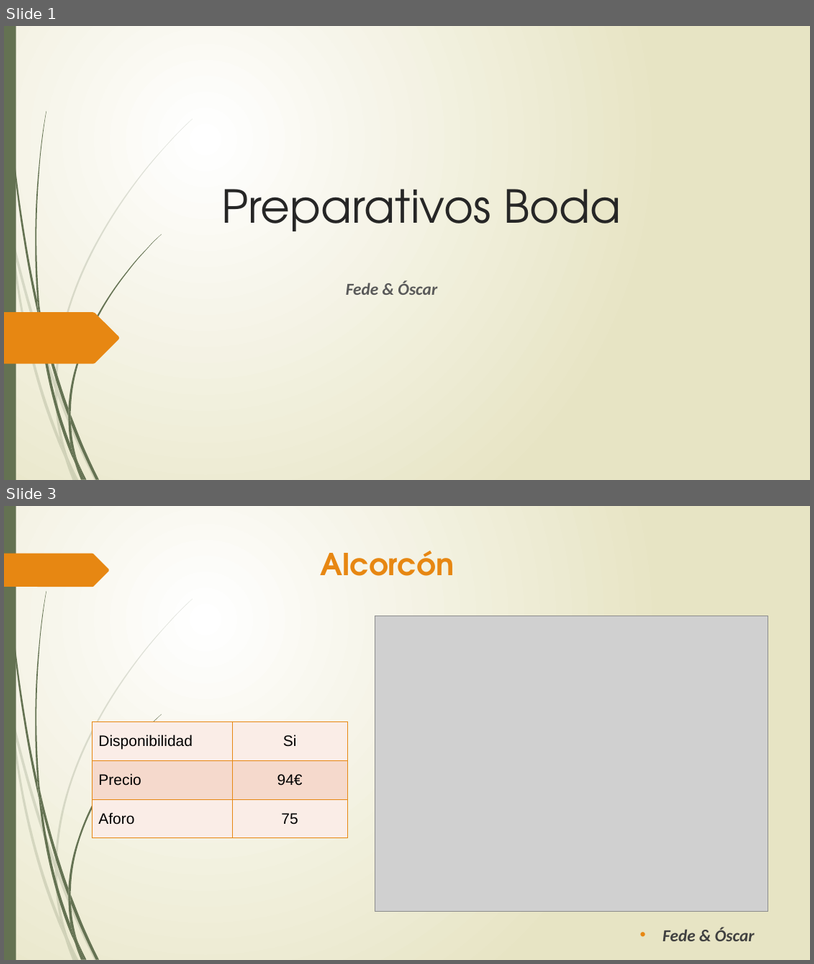
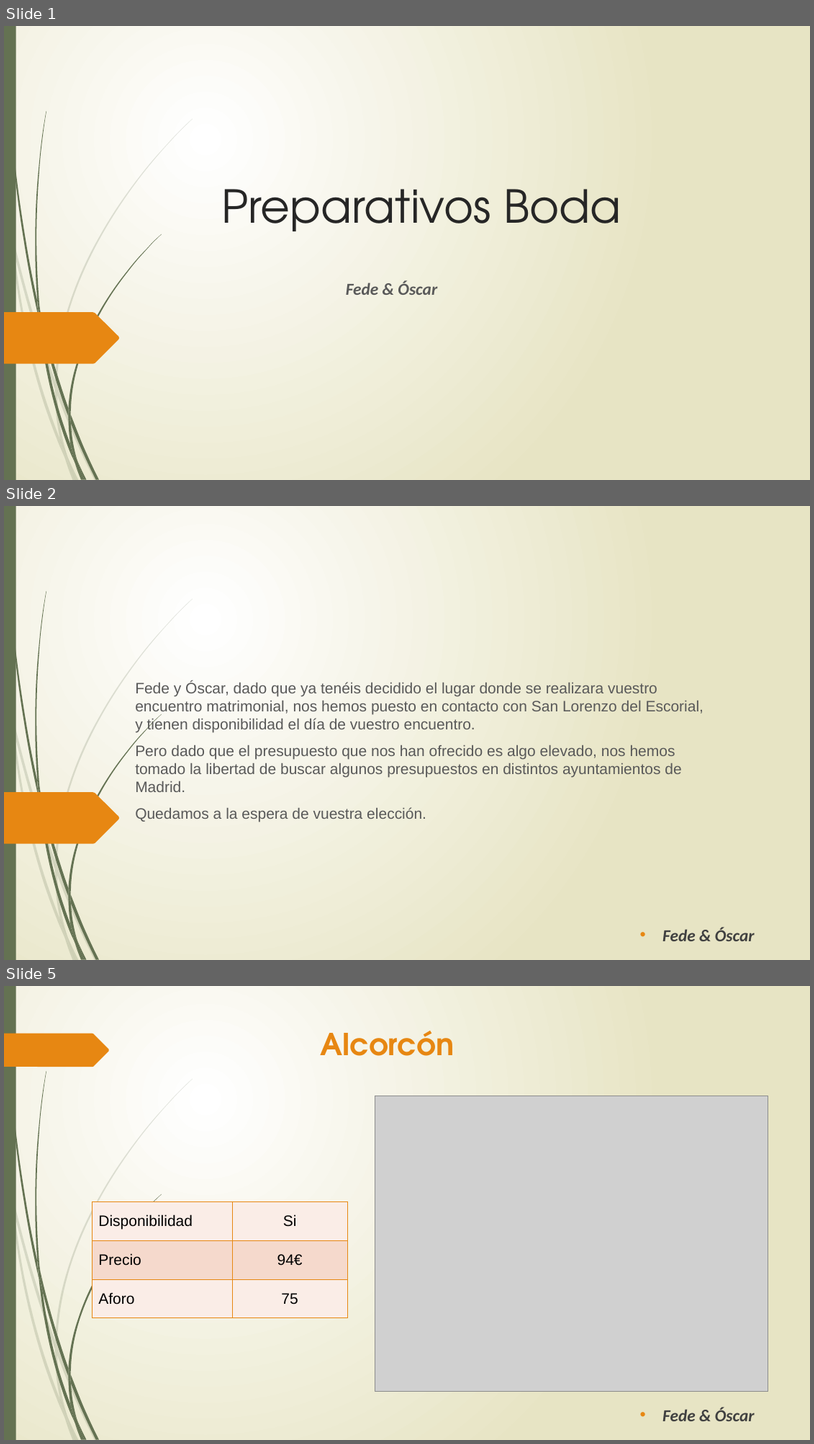
Before and after one commit to ivandelatorre/Boda, a slide deck: Ayuntamiento/Elegir ayuntamiento.pptx. Shown one above the other, each under a label of ours: slides 1 and 3 before the commit, slides 1, 2 and 5 after it; the slides between them are not shown. The pictures are 814x964 and 814x1444 pixels, drawn with LibreOffice and Linux fonts; fonts in the diff are those of the drawing; grey boxes stand for pictures. Boxes give left, top, right and bottom in pixels: in the first picture for what was removed or moved away, otherwise in the second. Text is boxed around its words. In the diff, an @@ line names an element or a change of style, - is before the commit and + after.

```diff
--- a/Ayuntamiento/Elegir ayuntamiento.pptx
+++ b/Ayuntamiento/Elegir ayuntamiento.pptx
@@ slide 2 added at (4, 506, 810, 960), background gradient #FFFFFF to #E8E6C4; not listed: 24 template elements that a slide beside it also shows @@
@@ subtitle added at (135, 681, 704, 822), 18 pt, text #595959 @@
+Fede y Óscar, dado que ya tenéis decidido el lugar donde se realizara vuestro encuentro matrimonial, nos hemos puesto en contacto con San Lorenzo del Escorial, y tienen disponibilidad el día de vuestro encuentro.
+Pero dado que el presupuesto que nos han ofrecido es algo elevado, nos hemos tomado la libertad de buscar algunos presupuestos en distintos ayuntamientos de Madrid.
+Quedamos a la espera de vuestra elección.
@@ text added at (663, 926, 755, 941), 20 pt, text #404040, bold, italic @@
+• Fede & Óscar
@@ what was slide 3 is now slide 5 @@
```
Also in this commit, not shown: 2 slides changed, 1 other slide added, 12 other files.
